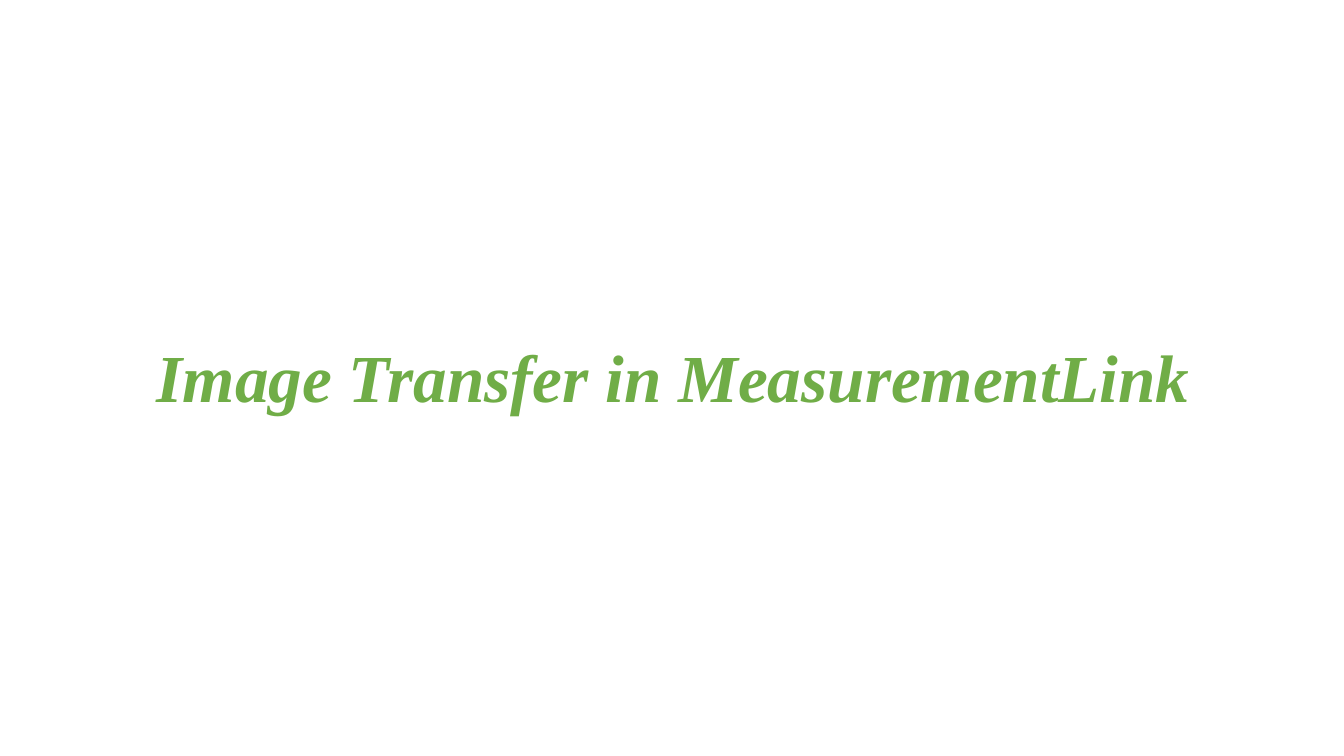
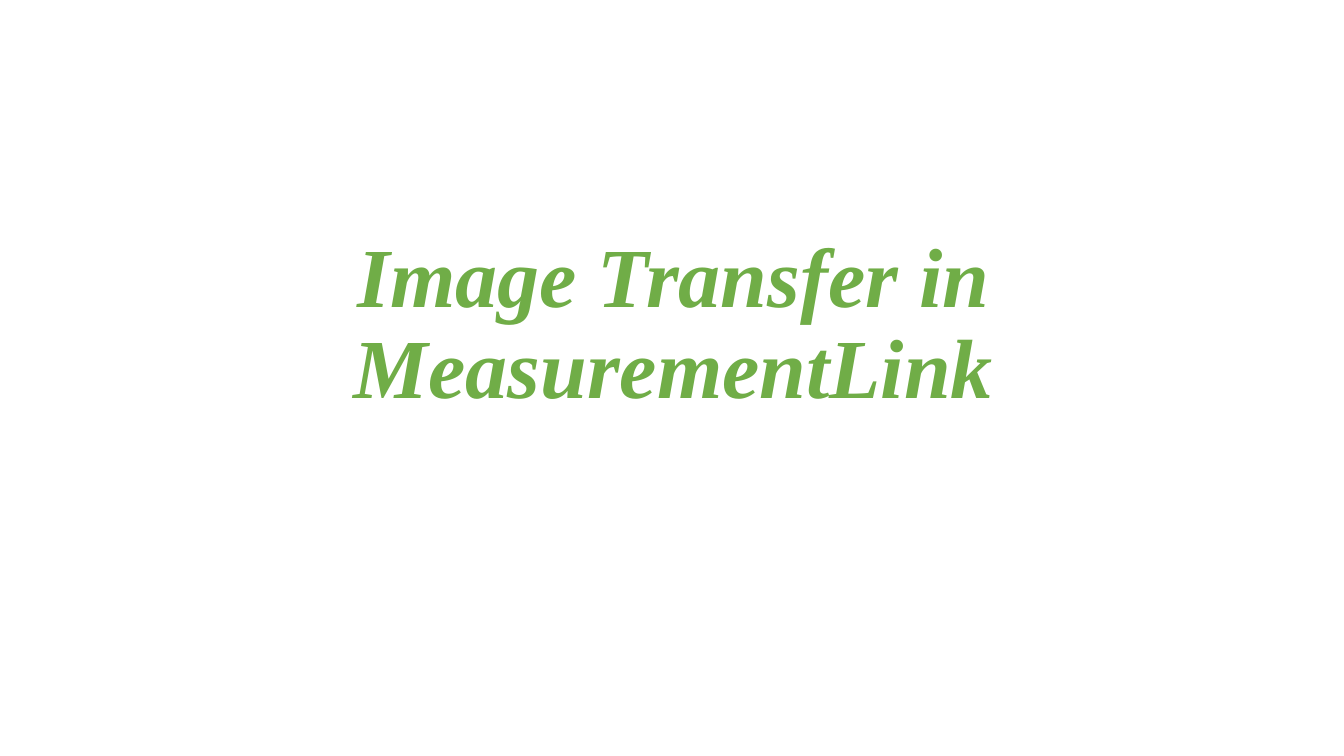
Before and after one commit to ni/measurement-plugin-labview, a slide deck: slide 1 of Source/Example Measurements/Image rendering/Image Transfer in MeasurementLink example.pptx. Drawn at 1344x756 pixels with LibreOffice and Linux fonts; fonts in the diff are those of the drawing. Boxes give left, top, right and bottom in pixels: in the first picture for what was removed or moved away, otherwise in the second. Text is boxed around its words. In the diff, an @@ line names an element or a change of style, - is before the commit and + after.

```diff
--- a/Source/Example Measurements/Image rendering/Image Transfer in MeasurementLink example.pptx
+++ b/Source/Example Measurements/Image rendering/Image Transfer in MeasurementLink example.pptx
@@ title "Image Transfer in MeasurementLink" at <box>354,248,993,399</box>: size 48 to 60 pt @@
```
Also in this commit, not shown: 2 other slides changed, 3 other files.
